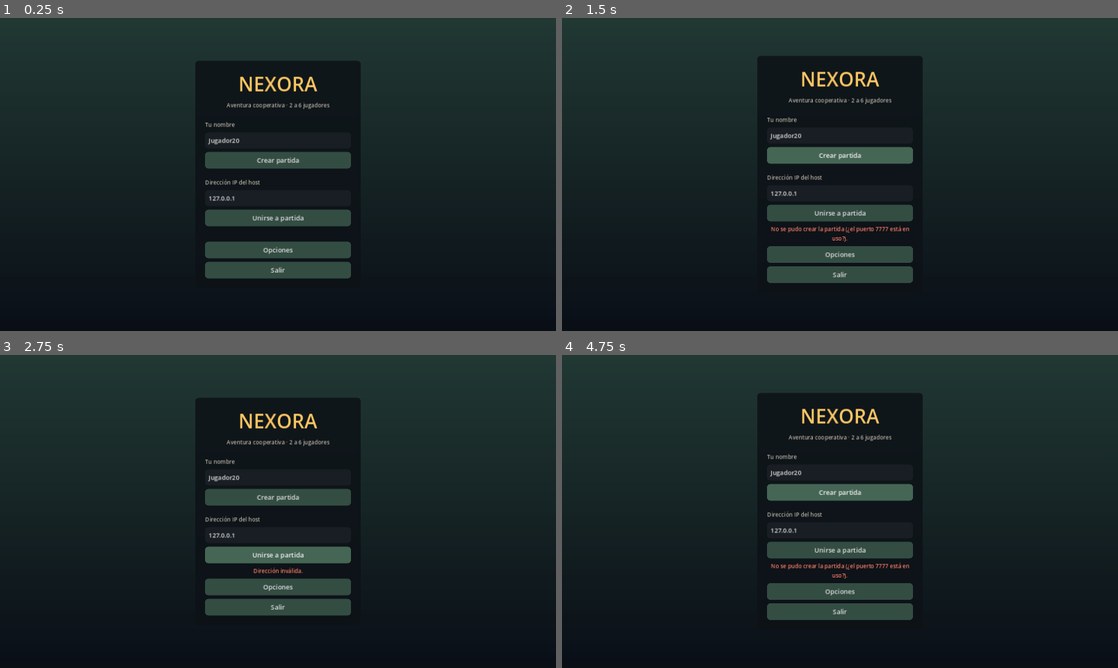
Above: before the commit, frames 1-4 (two rows, left to right).
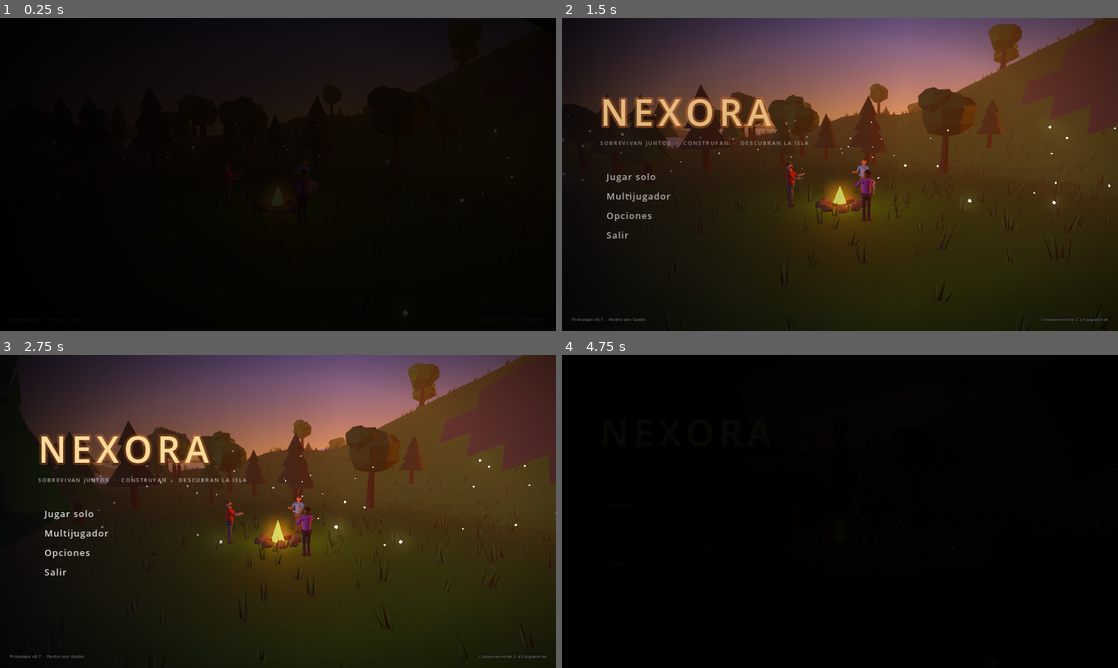
Above: after the commit, the same moments.

Repository: Melini-Joel/Nexora
Game: Godot game, scene res://scenes/main.tscn
Same seed, same stepped clock (60 frames per second), same inputs: the game is played once before the commit and once after it.
Inputs (mouse positions are in pixels of both pictures, inside the frame that each line leads up to):
- Up to frame 1 (0.25 s): no input
- Up to frame 2 (1.5 s): click (840, 158) at 0.5 s, where only the run before the commit has a clickable "Crear partida"; click (840, 155) at 1.25 s, where only the run before the commit has a clickable "Crear partida"
- Up to frame 3 (2.75 s): click (278, 549) at 2 s, where only the run before the commit has a clickable "Unirse a partida"
- Up to frame 4 (4.75 s): click (840, 555) at 2.75 s, where only the run before the commit has a clickable "Unirse a partida"; click (667, 533) at 3.5 s, where only the run after the commit has a clickable "Multijugador"; click "Crear partida" at 4.25 s

The runs differ from the first frame. In frame 1, 77% of the frame differs, in the area x 0-100%, y 0-93%; in frame 2, 71%; in frame 3, 71%; in frame 4, 83%.

Commit message:
Menú principal con fondo 3D animado, modo solo y multijugador
Co-Authored-By: Claude Opus 5.5 <noreply@anthropic.com>
Claude-Session: https://claude.ai/code/session_01NThdT5DyNMS16xWpadMtZU

Diff:
--- a/scripts/autoload/network.gd
+++ b/scripts/autoload/network.gd
@@ -17,6 +17,7 @@
 ## peer_id -> {"name": String}
 var players: Dictionary = {}
 var world_seed := 0
+var is_solo := false  ## Partida individual: nadie más se puede unir.
 
 
 func _ready() -> void:
@@ -26,16 +27,25 @@
 	multiplayer.server_disconnected.connect(_on_server_disconnected)
 
 
-func host_game(port: int = DEFAULT_PORT) -> Error:
-	var peer := ENetMultiplayerPeer.new()
-	# El host ocupa un lugar, así que aceptamos MAX_PLAYERS - 1 clientes.
-	var err := peer.create_server(port, MAX_PLAYERS - 1)
-	if err != OK:
-		return err
-	multiplayer.multiplayer_peer = peer
-	randomize()
-	world_seed = randi()
-	return OK
+func host_game(port: int = DEFAULT_PORT, solo: bool = false) -> Error:
+	# En modo solo el servidor escucha solo en esta PC y no acepta a nadie más
+	# (así no aparece el aviso del firewall). Si el puerto está ocupado, prueba los siguientes.
+	var err := ERR_CANT_CREATE
+	for attempt in (10 if solo else 1):
+		var peer := ENetMultiplayerPeer.new()
+		if solo:
+			peer.set_bind_ip("127.0.0.1")
+		# El host ocupa un lugar, así que aceptamos MAX_PLAYERS - 1 clientes.
+		err = peer.create_server(port + attempt, 1 if solo else MAX_PLAYERS - 1)
+		if err == OK:
+			if solo:
+				peer.refuse_new_connections = true
+			multiplayer.multiplayer_peer = peer
+			is_solo = solo
+			randomize()
+			world_seed = randi()
+			return OK
+	return err
 
 
 ## Se llama después de generar el mundo en el host.
@@ -57,6 +67,7 @@
 		multiplayer.multiplayer_peer.close()
 	multiplayer.multiplayer_peer = OfflineMultiplayerPeer.new()
 	players.clear()
+	is_solo = false
 
 
 func is_online() -> bool:
--- a/scripts/autoload/settings.gd
+++ b/scripts/autoload/settings.gd
@@ -18,6 +18,8 @@
 	"mouse_sensitivity": 1.0,
 	"invert_y": false,
 	"quality": "medium",
+	"player_name": "",
+	"last_ip": "127.0.0.1",
 }
 const WINDOW_MODES := {"windowed": "Ventana", "maximized": "Ventana maximizada", "fullscreen": "Pantalla completa"}
 const QUALITY_LEVELS := {"low": "Baja (más FPS)", "medium": "Media", "high": "Alta"}
--- a/scripts/main.gd
+++ b/scripts/main.gd
@@ -2,6 +2,7 @@
 ## Punto de entrada: menú principal → mundo cooperativo.
 ##
 ## Para probar rápido desde la línea de comandos (todo lo que va después de "--"):
+##   godot -- --solo --name=Ana        (partida individual)
 ##   godot -- --host --name=Ana
 ##   godot -- --join=127.0.0.1 --name=Beto
 
@@ -11,13 +12,19 @@
 var menu: CanvasLayer
 var hud: CanvasLayer
 var _intro_pending := false
+var _backdrop: Node3D
 
 @onready var world: Node3D = $World
 
 
 func _ready() -> void:
+	# Fondo animado del menú (no hace falta si se arranca directo desde la línea de comandos).
+	if OS.get_cmdline_user_args().is_empty():
+		_backdrop = MenuBackdrop.new()
+		add_child(_backdrop)
 	menu = MainMenu.new()
 	add_child(menu)
+	menu.solo_pressed.connect(_on_solo_pressed)
 	menu.host_pressed.connect(_on_host_pressed)
 	menu.join_pressed.connect(_on_join_pressed)
 	Network.joined_world.connect(_on_joined_world)
@@ -28,9 +35,17 @@
 	_handle_command_line()
 
 
+func _on_solo_pressed(player_name: String) -> void:
+	_start_hosting(player_name, true)
+
+
 func _on_host_pressed(player_name: String) -> void:
+	_start_hosting(player_name, false)
+
+
+func _start_hosting(player_name: String, solo: bool) -> void:
 	Network.player_name = player_name
-	var err := Network.host_game()
+	var err := Network.host_game(Network.DEFAULT_PORT, solo)
 	if err != OK:
 		menu.set_status("No se pudo crear la partida (¿el puerto %d está en uso?)." % Network.DEFAULT_PORT, true)
 		return
@@ -61,6 +76,9 @@
 
 func _enter_world(world_seed: int, state: Dictionary) -> void:
 	menu.visible = false
+	if is_instance_valid(_backdrop):
+		remove_child(_backdrop)
+		_backdrop.queue_free()
 	world.generate(world_seed)
 	world.apply_state(state)
 	hud = Hud.new()
@@ -92,7 +110,9 @@
 		if arg.begins_with("--name="):
 			player_name = arg.trim_prefix("--name=")
 	for arg in OS.get_cmdline_user_args():
-		if arg == "--host":
+		if arg == "--solo":
+			_on_solo_pressed(player_name if player_name else "Solo")
+		elif arg == "--host":
 			_on_host_pressed(player_name if player_name else "Host")
 		elif arg.begins_with("--join="):
 			_on_join_pressed(player_name if player_name else "Invitado", arg.trim_prefix("--join="))
--- a/scripts/ui/hud.gd
+++ b/scripts/ui/hud.gd
@@ -392,7 +392,10 @@
 
 
 func _refresh_players() -> void:
-	_players_label.text = "Jugadores: %d / %d" % [Network.players.size(), Network.MAX_PLAYERS]
+	if Network.is_solo:
+		_players_label.text = "Partida individual"
+	else:
+		_players_label.text = "Jugadores: %d / %d" % [Network.players.size(), Network.MAX_PLAYERS]
 
 
 func show_notification(text: String) -> void:
--- a/scripts/ui/main_menu.gd
+++ b/scripts/ui/main_menu.gd
@@ -1,107 +1,308 @@
 extends CanvasLayer
-## Menú principal: crear partida (host) o unirse por IP.
-
+## Menú principal sobre el fondo animado (menu_backdrop.gd).
+## Jugar solo · Multijugador (crear partida o unirse) · Opciones · Salir.
+
+signal solo_pressed(player_name: String)
 signal host_pressed(player_name: String)
 signal join_pressed(player_name: String, address: String)
 
 const SettingsMenu := preload("res://scripts/ui/settings_menu.gd")
-
+const VERSION := "Prototipo v0.7"
+const WARM := Color(1.0, 0.86, 0.6)
+
+var _main_box: VBoxContainer
+var _multi_box: VBoxContainer
 var _name_edit: LineEdit
 var _address_edit: LineEdit
 var _status: Label
+var _title: Label
+var _fade: ColorRect
 var _buttons: Array[Button] = []
+var _time := 0.0
 
 
 func _ready() -> void:
 	layer = 20
-
-	var background := TextureRect.new()
-	var gradient := Gradient.new()
-	gradient.set_color(0, Color(0.13, 0.22, 0.2))
-	gradient.set_color(1, Color(0.04, 0.06, 0.09))
-	var texture := GradientTexture2D.new()
-	texture.gradient = gradient
-	texture.fill_from = Vector2(0.5, 0)
-	texture.fill_to = Vector2(0.5, 1)
-	background.texture = texture
-	background.set_anchors_preset(Control.PRESET_FULL_RECT)
-	background.stretch_mode = TextureRect.STRETCH_SCALE
-	add_child(background)
-
-	var center := CenterContainer.new()
-	center.set_anchors_preset(Control.PRESET_FULL_RECT)
-	add_child(center)
-
-	var panel := UIStyle.panel(Color(0.05, 0.07, 0.09, 0.85), 28)
-	panel.mouse_filter = Control.MOUSE_FILTER_STOP
-	center.add_child(panel)
-
-	var box := VBoxContainer.new()
-	box.custom_minimum_size = Vector2(420, 0)
-	box.add_theme_constant_override("separation", 10)
-	panel.add_child(box)
-
-	var title := UIStyle.label("NEXORA", 56, UIStyle.ACCENT)
-	title.horizontal_alignment = HORIZONTAL_ALIGNMENT_CENTER
-	box.add_child(title)
-	var subtitle := UIStyle.label("Aventura cooperativa · 2 a %d jugadores" % Network.MAX_PLAYERS, 16, UIStyle.TEXT_DIM)
-	subtitle.horizontal_alignment = HORIZONTAL_ALIGNMENT_CENTER
-	box.add_child(subtitle)
-	box.add_child(_spacer(12))
-
-	box.add_child(UIStyle.label("Tu nombre", 16, UIStyle.TEXT_DIM))
-	_name_edit = UIStyle.line_edit("Jugador%d" % randi_range(1, 99), "Nombre")
-	_name_edit.max_length = 16
-	box.add_child(_name_edit)
-
-	var host_button := UIStyle.button("Crear partida")
-	host_button.pressed.connect(func(): host_pressed.emit(_get_name()))
-	box.add_child(host_button)
-	_buttons.append(host_button)
-
-	box.add_child(_spacer(8))
-	box.add_child(UIStyle.label("Dirección IP del host", 16, UIStyle.TEXT_DIM))
-	_address_edit = UIStyle.line_edit("127.0.0.1", "Ej: 192.168.0.10")
-	box.add_child(_address_edit)
-	var join_button := UIStyle.button("Unirse a partida")
-	join_button.pressed.connect(func(): join_pressed.emit(_get_name(), _address_edit.text.strip_edges()))
-	box.add_child(join_button)
-	_buttons.append(join_button)
-
-	_status = UIStyle.label("", 16, UIStyle.TEXT_DIM)
+	_build_shading()
+
+	var column := VBoxContainer.new()
+	column.set_anchors_preset(Control.PRESET_CENTER_LEFT)
+	column.offset_left = 110
+	column.offset_right = 560
+	column.offset_top = -300
+	column.offset_bottom = 300
+	column.alignment = BoxContainer.ALIGNMENT_CENTER
+	column.add_theme_constant_override("separation", 6)
+	add_child(column)
+
+	_title = Label.new()
+	_title.text = "NEXORA"
+	_title.add_theme_font_override("font", _spaced_font(14))
+	_title.add_theme_font_size_override("font_size", 104)
+	_title.add_theme_color_override("font_color", WARM)
+	_title.add_theme_color_override("font_shadow_color", Color(1.0, 0.5, 0.2, 0.45))
+	_title.add_theme_constant_override("shadow_offset_x", 0)
+	_title.add_theme_constant_override("shadow_offset_y", 0)
+	_title.add_theme_constant_override("shadow_outline_size", 26)
+	column.add_child(_title)
+
+	var tagline := Label.new()
+	tagline.text = "SOBREVIVAN JUNTOS  ·  CONSTRUYAN  ·  DESCUBRAN LA ISLA"
+	tagline.add_theme_font_override("font", _spaced_font(3))
+	tagline.add_theme_font_size_override("font_size", 15)
+	tagline.add_theme_color_override("font_color", Color(1, 1, 1, 0.65))
+	column.add_child(tagline)
+	column.add_child(_spacer(46))
+
+	_main_box = VBoxContainer.new()
+	_main_box.add_theme_constant_override("separation", 4)
+	column.add_child(_main_box)
+	_main_box.add_child(_menu_button("Jugar solo", _on_solo))
+	_main_box.add_child(_menu_button("Multijugador", _show_multiplayer))
+	_main_box.add_child(_menu_button("Opciones", func(): add_child(SettingsMenu.new())))
+	_main_box.add_child(_menu_button("Salir", func(): get_tree().quit()))
+
+	_build_multiplayer_box(column)
+
+	column.add_child(_spacer(16))
+	_status = UIStyle.label("", 16, Color(1, 1, 1, 0.75))
 	_status.autowrap_mode = TextServer.AUTOWRAP_WORD_SMART
-	_status.horizontal_alignment = HORIZONTAL_ALIGNMENT_CENTER
-	box.add_child(_status)
-
-	var options_button := UIStyle.button("Opciones")
-	options_button.pressed.connect(func(): add_child(SettingsMenu.new()))
-	box.add_child(options_button)
-
-	var quit_button := UIStyle.button("Salir")
-	quit_button.pressed.connect(func(): get_tree().quit())
-	box.add_child(quit_button)
+	_status.custom_minimum_size = Vector2(440, 0)
+	column.add_child(_status)
+
+	_build_footer()
+
+	_fade = ColorRect.new()
+	_fade.color = Color.BLACK
+	_fade.set_anchors_preset(Control.PRESET_FULL_RECT)
+	_fade.mouse_filter = Control.MOUSE_FILTER_IGNORE
+	add_child(_fade)
+	_play_intro(column)
 
 	if not Game.pending_menu_message.is_empty():
 		set_status(Game.pending_menu_message, true)
 		Game.pending_menu_message = ""
 
 
-func set_status(text: String, is_error: bool = false) -> void:
-	_status.text = text
-	_status.add_theme_color_override("font_color", Color(1, 0.55, 0.5) if is_error else UIStyle.TEXT_DIM)
-
-
-func set_busy(busy: bool) -> void:
-	for button in _buttons:
-		button.disabled = busy
-
-
-func _get_name() -> String:
-	var player_name := _name_edit.text.strip_edges()
-	return player_name if not player_name.is_empty() else "Jugador"
+func _process(delta: float) -> void:
+	_time += delta
+	# El título "respira": su brillo sube y baja suave.
+	_title.add_theme_color_override("font_shadow_color", Color(1.0, 0.5, 0.2, 0.3 + sin(_time * 1.3) * 0.15))
+
+
+# --- Construcción -------------------------------------------------------------------
+
+## Oscurece los bordes y el lado izquierdo para que el texto se lea sobre la escena.
+func _build_shading() -> void:
+	var side := TextureRect.new()
+	var side_gradient := Gradient.new()
+	side_gradient.set_color(0, Color(0.02, 0.02, 0.05, 0.82))
+	side_gradient.set_color(1, Color(0.02, 0.02, 0.05, 0.0))
+	var side_texture := GradientTexture2D.new()
+	side_texture.gradient = side_gradient
+	side_texture.fill_from = Vector2(0, 0.5)
+	side_texture.fill_to = Vector2(0.62, 0.5)
+	side.texture = side_texture
+	side.stretch_mode = TextureRect.STRETCH_SCALE
+	side.set_anchors_preset(Control.PRESET_FULL_RECT)
+	side.mouse_filter = Control.MOUSE_FILTER_IGNORE
+	add_child(side)
+
+	var vignette := TextureRect.new()
+	var vignette_gradient := Gradient.new()
+	vignette_gradient.set_color(0, Color(0, 0, 0, 0.0))
+	vignette_gradient.set_color(1, Color(0, 0, 0, 0.6))
+	vignette_gradient.set_offset(0, 0.55)
+	var vignette_texture := GradientTexture2D.new()
+	vignette_texture.gradient = vignette_gradient
+	vignette_texture.fill = GradientTexture2D.FILL_RADIAL
+	vignette_texture.fill_from = Vector2(0.5, 0.5)
+	vignette_texture.fill_to = Vector2(1.05, 1.05)
+	vignette.texture = vignette_texture
+	vignette.stretch_mode = TextureRect.STRETCH_SCALE
+	vignette.set_anchors_preset(Control.PRESET_FULL_RECT)
+	vignette.mouse_filter = Control.MOUSE_FILTER_IGNORE
+	add_child(vignette)
+
+
+func _build_multiplayer_box(column: VBoxContainer) -> void:
+	_multi_box = VBoxContainer.new()
+	_multi_box.add_theme_constant_override("separation", 8)
+	_multi_box.visible = false
+	column.add_child(_multi_box)
+
+	_multi_box.add_child(_caption("TU NOMBRE"))
+	var saved_name: String = Settings.get_value("player_name")
+	_name_edit = _field(saved_name if saved_name != "" else "Jugador%d" % randi_range(1, 99), "Nombre")
+	_name_edit.max_length = 16
+	_multi_box.add_child(_name_edit)
+	_multi_box.add_child(_spacer(4))
+	_multi_box.add_child(_menu_button("Crear partida", _on_host))
+	_multi_box.add_child(_spacer(6))
+	_multi_box.add_child(_caption("O UNITE A LA PARTIDA DE UN AMIGO"))
+	_address_edit = _field(Settings.get_value("last_ip"), "IP del host, ej: 192.168.0.10")
+	_multi_box.add_child(_address_edit)
+	_multi_box.add_child(_menu_button("Unirse", _on_join))
+	_multi_box.add_child(_spacer(6))
+	_multi_box.add_child(_menu_button("‹  Volver", _show_main))
+
+
+func _build_footer() -> void:
+	var left := UIStyle.label("%s  ·  Hecho con Godot" % VERSION, 13, Color(1, 1, 1, 0.45))
+	left.anchor_top = 1.0
+	left.anchor_bottom = 1.0
+	left.offset_left = 28
+	left.offset_top = -44
+	left.offset_right = 600
+	left.offset_bottom = -20
+	add_child(left)
+	var right := UIStyle.label("Cooperativo de 2 a %d jugadores" % Network.MAX_PLAYERS, 13, Color(1, 1, 1, 0.45))
+	right.set_anchors_preset(Control.PRESET_BOTTOM_RIGHT)
+	right.offset_left = -400
+	right.offset_right = -28
+	right.offset_top = -44
+	right.offset_bottom = -20
+	right.horizontal_alignment = HORIZONTAL_ALIGNMENT_RIGHT
+	add_child(right)
+
+
+func _menu_button(text: String, action: Callable) -> Button:
+	var button := Button.new()
+	button.text = text
+	button.alignment = HORIZONTAL_ALIGNMENT_LEFT
+	button.custom_minimum_size = Vector2(380, 52)
+	button.size_flags_horizontal = Control.SIZE_SHRINK_BEGIN
+	button.add_theme_font_override("font", _spaced_font(2))
+	button.add_theme_font_size_override("font_size", 26)
+	button.add_theme_color_override("font_color", Color(1, 1, 1, 0.85))
+	button.add_theme_color_override("font_hover_color", WARM)
+	button.add_theme_color_override("font_pressed_color", WARM)
+	button.add_theme_color_override("font_focus_color", Color(1, 1, 1, 0.85))
+	button.add_theme_color_override("font_disabled_color", Color(1, 1, 1, 0.3))
+	var normal := StyleBoxFlat.new()
+	normal.bg_color = Color(0, 0, 0, 0)
+	normal.content_margin_left = 18
+	var hover := StyleBoxFlat.new()
+	hover.bg_color = Color(1, 0.8, 0.5, 0.1)
+	hover.border_width_left = 3
+	hover.border_color = WARM
+	hover.content_margin_left = 26
+	hover.set_corner_radius_all(2)
+	button.add_theme_stylebox_override("normal", normal)
+	button.add_theme_stylebox_override("hover", hover)
+	button.add_theme_stylebox_override("pressed", hover)
+	button.add_theme_stylebox_override("disabled", normal)
+	button.add_theme_stylebox_override("focus", StyleBoxEmpty.new())
+	button.pressed.connect(action)
+	_buttons.append(button)
+	return button
+
+
+func _field(text: String, placeholder: String) -> LineEdit:
+	var edit := LineEdit.new()
+	edit.text = text
+	edit.placeholder_text = placeholder
+	edit.custom_minimum_size = Vector2(380, 44)
+	edit.size_flags_horizontal = Control.SIZE_SHRINK_BEGIN
+	edit.add_theme_font_size_override("font_size", 18)
+	var style := StyleBoxFlat.new()
+	style.bg_color = Color(0, 0, 0, 0.35)
+	style.border_width_bottom = 2
+	style.border_color = Color(1, 1, 1, 0.3)
+	style.set_content_margin_all(10)
+	var focus := style.duplicate()
+	focus.border_color = WARM
+	edit.add_theme_stylebox_override("normal", style)
+	edit.add_theme_stylebox_override("focus", focus)
+	return edit
+
+
+func _caption(text: String) -> Label:
+	var label := Label.new()
+	label.text = text
+	label.add_theme_font_override("font", _spaced_font(3))
+	label.add_theme_font_size_override("font_size", 13)
+	label.add_theme_color_override("font_color", Color(1, 1, 1, 0.55))
+	return label
+
+
+func _spaced_font(spacing: int) -> FontVariation:
+	var font := FontVariation.new()
+	font.base_font = ThemeDB.fallback_font
+	font.spacing_glyph = spacing
+	return font
 
 
 func _spacer(height: float) -> Control:
 	var c := Control.new()
 	c.custom_minimum_size = Vector2(0, height)
 	return c
+
+
+func _play_intro(column: VBoxContainer) -> void:
+	var tween := create_tween()
+	tween.tween_property(_fade, "color:a", 0.0, 1.6).from(1.0)
+	column.modulate.a = 0.0
+	column.position.x -= 30
+	var slide := create_tween().set_parallel()
+	slide.tween_property(column, "modulate:a", 1.0, 1.2).set_delay(0.5)
+	slide.tween_property(column, "position:x", column.position.x + 30, 1.2).set_delay(0.5) \
+		.set_trans(Tween.TRANS_CUBIC).set_ease(Tween.EASE_OUT)
+
+
+# --- Acciones --------------------------------------------------------------------------
+
+func _show_main() -> void:
+	_multi_box.visible = false
+	_main_box.visible = true
+	set_status("")
+
+
+func _show_multiplayer() -> void:
+	_main_box.visible = false
+	_multi_box.visible = true
+
+
+func _player_name() -> String:
+	var typed := _name_edit.text.strip_edges()
+	var player_name := typed if typed != "" else "Jugador"
+	Settings.set_value("player_name", player_name)
+	Settings.save_settings()
+	return player_name
+
+
+## Fundido a negro y recién ahí avisa (se ve como una transición de película).
+func _fade_then(callback: Callable) -> void:
+	set_busy(true)
+	var tween := create_tween()
+	tween.tween_property(_fade, "color:a", 1.0, 0.45)
+	tween.tween_callback(callback)
+
+
+func _on_solo() -> void:
+	var player_name := _player_name()
+	_fade_then(func(): solo_pressed.emit(player_name))
+
+
+func _on_host() -> void:
+	var player_name := _player_name()
+	_fade_then(func(): host_pressed.emit(player_name))
+
+
+func _on_join() -> void:
+	var address := _address_edit.text.strip_edges()
+	Settings.set_value("last_ip", address)
+	join_pressed.emit(_player_name(), address)
+
+
+func set_status(text: String, is_error: bool = false) -> void:
+	_status.text = text
+	_status.add_theme_color_override("font_color", Color(1, 0.55, 0.5) if is_error else Color(1, 1, 1, 0.75))
+	if is_error:
+		_fade.color.a = 0.0
+		set_busy(false)
+
+
+func set_busy(busy: bool) -> void:
+	for button in _buttons:
+		button.disabled = busy
--- /dev/null
+++ b/scripts/ui/menu_backdrop.gd
@@ -0,0 +1,185 @@
+class_name MenuBackdrop
+extends Node3D
+## Fondo animado del menú principal: una isla generada al azar al atardecer, la cámara
+## girando despacio alrededor de una fogata con personajes calentándose las manos,
+## un lobo, luciérnagas, pasto con viento y el cielo cambiando de color.
+## Se borra en cuanto empieza la partida.
+
+const TREE_COUNT := 420
+
+var _camera: Camera3D
+var _day_night: DayNight
+var _terrain: TerrainGenerator
+var _focus := Vector3.ZERO
+var _time := 0.0
+
+
+func _ready() -> void:
+	var world_seed := randi()
+	_build_environment()
+	_terrain = TerrainGenerator.new()
+	add_child(_terrain)
+	_terrain.generate(world_seed)
+	_build_water()
+	_focus = Vector3(0, _terrain.get_height(0, 0), 0)
+	_build_camp()
+	_scatter_trees(world_seed)
+	if DisplayServer.get_name() != "headless":
+		var grass := GrassField.new()
+		add_child(grass)
+		grass.setup(_terrain, world_seed)
+	_build_fireflies()
+	_camera = Camera3D.new()
+	_camera.fov = 55.0
+	_camera.far = 900.0
+	add_child(_camera)
+	_camera.make_current()
+	_process(0.0)
+
+
+func _build_environment() -> void:
+	var sky_material := ProceduralSkyMaterial.new()
+	var sky := Sky.new()
+	sky.sky_material = sky_material
+	var env := Environment.new()
+	env.background_mode = Environment.BG_SKY
+	env.sky = sky
+	env.ambient_light_source = Environment.AMBIENT_SOURCE_SKY
+	env.tonemap_mode = Environment.TONE_MAPPER_FILMIC
+	env.glow_enabled = true
+	env.glow_intensity = 0.9
+	env.glow_bloom = 0.1
+	env.fog_enabled = true
+	env.fog_sky_affect = 0.4
+	env.adjustment_enabled = true
+	env.adjustment_saturation = 1.2
+	env.adjustment_contrast = 1.06
+	var world_environment := WorldEnvironment.new()
+	world_environment.environment = env
+	add_child(world_environment)
+
+	var sun := DirectionalLight3D.new()
+	sun.shadow_enabled = Settings.get_value("quality") != "low"
+	add_child(sun)
+	var moon := DirectionalLight3D.new()
+	moon.light_color = Color(0.55, 0.65, 1.0)
+	moon.sky_mode = DirectionalLight3D.SKY_MODE_LIGHT_ONLY
+	add_child(moon)
+	_day_night = DayNight.new()
+	add_child(_day_night)
+	_day_night.setup(sun, moon, env, sky_material)
+	_day_night.set_process(false)  # La hora la controla el menú.
+
+
+func _build_water() -> void:
+	var plane := PlaneMesh.new()
+	plane.size = Vector2.ONE * TerrainGenerator.SIZE * 6.0
+	plane.subdivide_width = 120
+	plane.subdivide_depth = 120
+	var mat := ShaderMaterial.new()
+	mat.shader = load("res://shaders/water.gdshader")
+	plane.material = mat
+	var water := MeshInstance3D.new()
+	water.mesh = plane
+	water.position.y = TerrainGenerator.WATER_LEVEL
+	water.cast_shadow = GeometryInstance3D.SHADOW_CASTING_SETTING_OFF
+	add_child(water)
+
+
+## Fogata con tres personajes calentándose las manos y un lobo echado al lado.
+func _build_camp() -> void:
+	var campfire := PropFactory.make_campfire()
+	campfire.position = _focus
+	add_child(campfire)
+	var looks := [
+		Humanoid.look_for_player(2024), NpcDB.get_npc("tomas")["look"], Humanoid.look_for_player(77),
+	]
+	for i in looks.size():
+		var angle := TAU * i / 3.0 + 0.4
+		var person := Humanoid.new()
+		person.build(looks[i])
+		var pos := _focus + Vector3(cos(angle), 0, sin(angle)) * 2.1
+		pos.y = _terrain.get_height(pos.x, pos.z)
+		person.position = pos
+		var to_fire := _focus - pos
+		person.rotation.y = atan2(-to_fire.x, -to_fire.z)
+		person.busy = true  # Manos hacia el fuego.
+		add_child(person)
+	var wolf := Quadruped.new()
+	wolf.build(CreatureDB.get_species("wolf")["look"])
+	var wolf_pos := _focus + Vector3(cos(4.6), 0, sin(4.6)) * 2.6
+	wolf_pos.y = _terrain.get_height(wolf_pos.x, wolf_pos.z)
+	wolf.position = wolf_pos
+	wolf.rotation.y = 1.2
+	add_child(wolf)
+
+
+func _scatter_trees(world_seed: int) -> void:
+	var rng := RandomNumberGenerator.new()
+	rng.seed = world_seed
+	var placed := 0
+	for attempt in TREE_COUNT * 4:
+		if placed >= TREE_COUNT:
+			break
+		var angle := rng.randf() * TAU
+		var distance := rng.randf_range(11.0, 190.0)
+		var p := Vector2(cos(angle), sin(angle)) * distance
+		var h := _terrain.get_height(p.x, p.y)
+		if h < TerrainGenerator.WATER_LEVEL + 1.0 or _terrain.get_slope(p.x, p.y) > 0.35:
+			continue
+		var kind := ""
+		match _terrain.get_biome(p.x, p.y):
+			"forest":
+				kind = "pine" if rng.randf() < 0.7 else "round"
+			"tundra":
+				kind = "snow_pine"
+			"meadow":
+				kind = "round" if rng.randf() < 0.65 else "pine"
+		var node: Node3D
+		if kind == "":
+			node = PropFactory.make_cactus(rng)
+		else:
+			node = PropFactory.make_tree(rng, kind)
+		node.position = Vector3(p.x, h - 0.1, p.y)
+		node.rotation.y = rng.randf() * TAU
+		add_child(node)
+		placed += 1
+
+
+## Luciérnagas: puntitos de luz que flotan alrededor del campamento.
+func _build_fireflies() -> void:
+	var particles := CPUParticles3D.new()
+	particles.amount = 70
+	particles.lifetime = 7.0
+	particles.preprocess = 7.0
+	particles.emission_shape = CPUParticles3D.EMISSION_SHAPE_BOX
+	particles.emission_box_extents = Vector3(14, 1.5, 14)
+	particles.direction = Vector3(0, 1, 0)
+	particles.spread = 180.0
+	particles.gravity = Vector3.ZERO
+	particles.initial_velocity_min = 0.1
+	particles.initial_velocity_max = 0.4
+	particles.scale_amount_min = 0.6
+	particles.scale_amount_max = 1.4
+	var mesh := SphereMesh.new()
+	mesh.radius = 0.035
+	mesh.height = 0.07
+	mesh.radial_segments = 6
+	mesh.rings = 3
+	mesh.material = PropFactory.material(Color(1.0, 0.85, 0.4), 8.0)
+	particles.mesh = mesh
+	particles.position = _focus + Vector3(0, 1.8, 0)
+	add_child(particles)
+
+
+func _process(delta: float) -> void:
+	_time += delta
+	# Cámara: gira despacio alrededor de la fogata, acercándose y alejándose.
+	var angle := _time * 0.05 + 0.8
+	var radius := 12.0 + sin(_time * 0.09) * 3.5
+	var pos := _focus + Vector3(cos(angle), 0, sin(angle)) * radius
+	pos.y = maxf(_terrain.get_height(pos.x, pos.z) + 1.6, _focus.y + 3.2 + sin(_time * 0.12) * 1.2)
+	_camera.global_position = pos
+	_camera.look_at(_focus + Vector3(0, 1.4, 0))
+	# Cielo: va y viene entre el atardecer y el anochecer.
+	_day_night.set_time(0.748 + sin(_time * 0.045) * 0.032, 1)
Binary file added: docs/21_menu.png
Binary file added: docs/22_menu_multijugador.png
